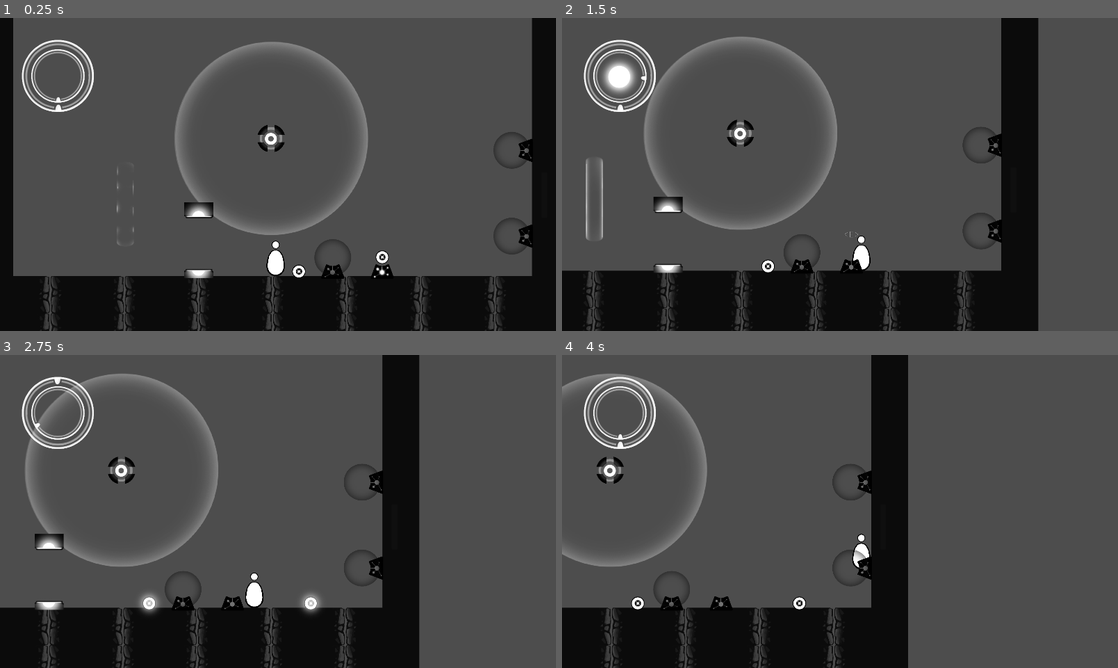
Above: before the commit, frames 1-4 (two rows, left to right).
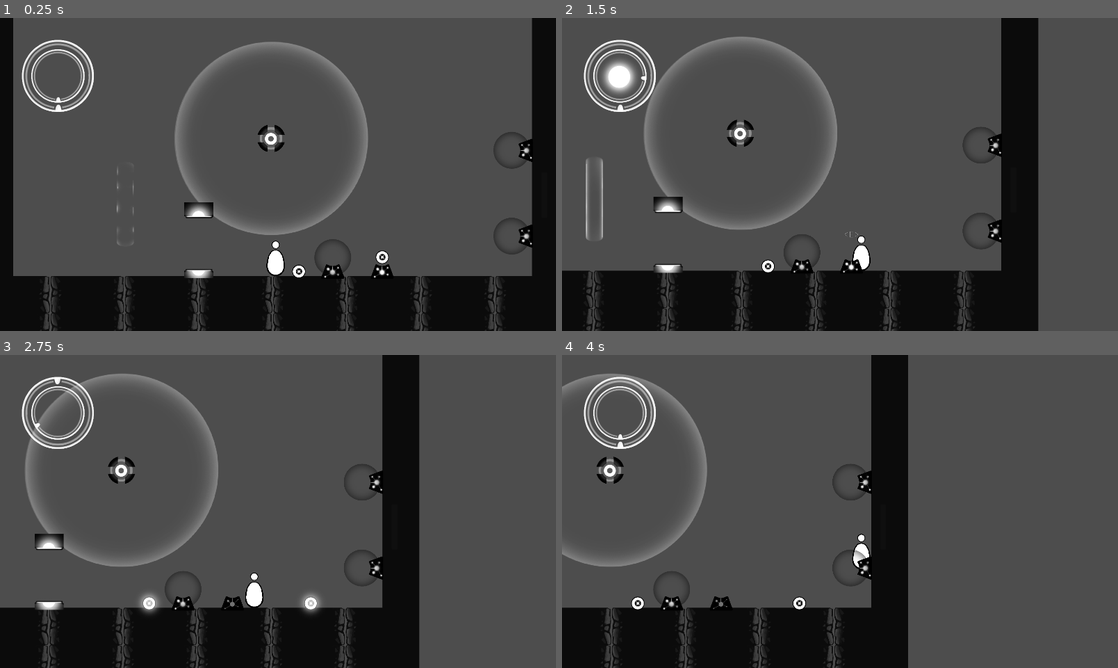
Above: after the commit, the same moments.

Repository: Lukko-Digital/upwell
Game: Godot game, scene res://src/levels/sandbox.tscn
The game is run twice, just before and just after one commit, with the same random seed, the same clock (stepped at 60 frames per second) and the same inputs.
Inputs (mouse positions are in pixels of both pictures, inside the frame that each line leads up to):
- Up to frame 1 (0.25 s): no input
- Up to frame 2 (1.5 s): move the mouse to (962, 158) at 0.52 s; hold E (interact) 0.53-1.28 s; hold D (right) from 0.53 s (still down); click (962, 158) at 0.67 s; tap Space (jump) at 0.77 s; move the mouse to (728, 190) at 1.27 s; tap E (interact) at 1.35 s
- Up to frame 3 (2.75 s): tap Space (jump) at 1.52 s; move the mouse to (333, 442) at 2.02 s; release D (right) at 2.03 s; hold A (left) from 2.03 s (still down); hold Shift (orbit) from 2.03 s (still down); tap E (interact) at 2.3 s
- Up to frame 4 (4 s): move the mouse to (812, 574) at 2.77 s; release A (left) at 2.78 s; release Shift (orbit) at 2.78 s; hold D (right) from 2.78 s (still down); click (812, 574) at 2.85 s; tap Space (jump) at 3.02, 3.77 s; tap E (interact) at 3.05 s; move the mouse to (1006, 558) at 3.52 s; hold E (interact) from 3.53 s (still down)

The runs differ from the first frame. In frame 1, 0.1% of the frame differs, in the area x 58-96%, y 40-84%; in frame 2, 0.1%, in the area x 41-79%, y 38-82%; in frame 3, 0.1%; in frame 4, 0.1%.

Commit message:
holder glows when player can place clicker

Diff:
--- a/src/abstract_base_classes/interactable.gd
+++ b/src/abstract_base_classes/interactable.gd
@@ -3,8 +3,12 @@
 
 @onready var interact_label: Label = $InteractLabel
 
+## If `true`, this interactable is the one currently highlighted by the player
+## for interaction
 var highlighted: bool = false:
-	set(value):
+	set = _set_highlighted
+
+func _set_highlighted(value: bool):
 		interact_label.visible = value
 		highlighted = value
 
--- a/src/holder/clicker_holder.gd
+++ b/src/holder/clicker_holder.gd
@@ -25,11 +25,20 @@
 # 	## Emit signal (ONLY USED IN MULTIRECEIVER)
 # 	clicker_state_changed.emit(self, value)
 
+func _set_highlighted(value: bool):
+	if !has_clicker():
+		if value:
+			holder_sprite.frame = HolderFrames.GLOW
+		else:
+			holder_sprite.frame = HolderFrames.OFF
+	super(value)
+
 func _set_owned_clicker(clicker: ClickerBody):
 	if clicker == null:
 		# No clicker
-		holder_sprite.frame = HolderFrames.OFF
-		if owned_clicker != null:
+		# holder_sprite.frame = HolderFrames.OFF
+		# ^ it still glows because the player can put it back in
+		if has_clicker():
 			# If the holder just lost the clicker, set the lost clicker to no
 			# longer be owned by a holder
 			owned_clicker.holder_owned_by = null
